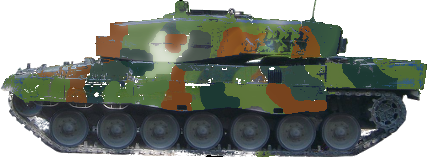
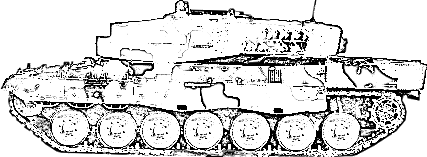
Layer changes from the first w=427, h=157 image to the second:
added layer "Drawing" above "Panzer2.png #1" over [0, 0, 427, 157]
hid "Panzer2.png #1" over [0, 0, 427, 157]
